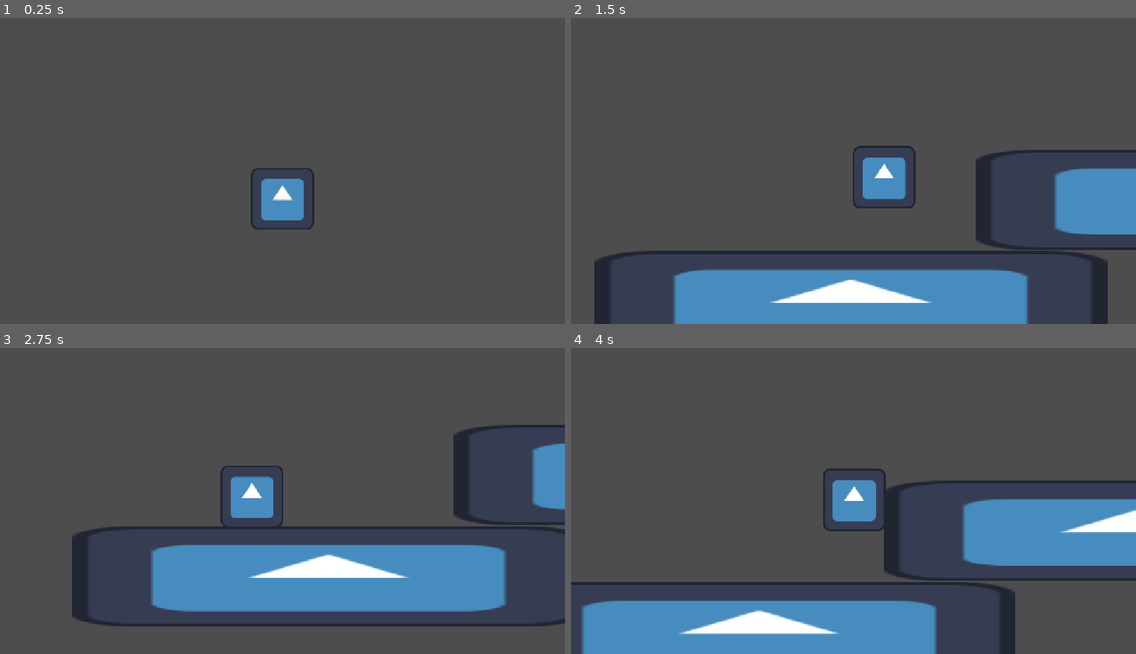
Above: before the commit, frames 1-4 (two rows, left to right).
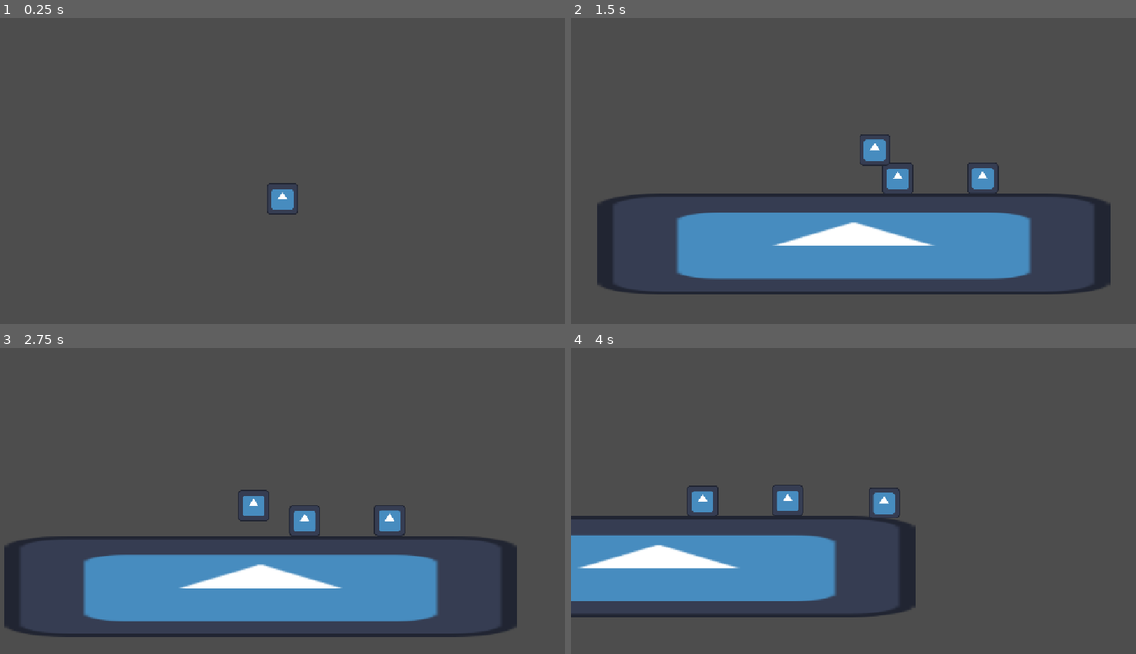
Above: after the commit, the same moments.

Repository: JomarMonreal/little-transporters
Game: Godot game, scene res://gameplay.tscn
The game is run twice, just before and just after one commit, with the same random seed, the same clock (stepped at 60 frames per second) and the same inputs. The engine's default icon, where the game draws it, is replaced by a stand-in: a white triangle on a blue panel in a dark square.
Inputs:
- Up to frame 1 (0.25 s): no input
- Up to frame 2 (1.5 s): tap Enter (ui_accept) at 0.5, 0.6 s; hold Right (ui_right) from 0.53 s (still down); tap Space (jump, bound only after the commit) at 0.77, 0.8, 1.07, 1.35 s
- Up to frame 3 (2.75 s): tap Space (jump, bound only after the commit) at 1.52, 1.82, 2.3 s; tap Enter (ui_accept) at 1.55, 2.1 s; release Right (ui_right) at 2.03 s; hold Left (ui_left) from 2.03 s (still down)
- Up to frame 4 (4 s): release Left (ui_left) at 2.78 s; hold Right (ui_right) from 2.78 s (still down); tap Enter (ui_accept) at 2.85 s; tap Space (jump, bound only after the commit) at 3.02, 3.32, 3.6, 3.77 s

The runs differ from the first frame. In frame 1, 1.1% of the frame differs, in the area x 44-56%, y 49-70%; in frame 2, 30%; in frame 3, 21%; in frame 4, 33%, in the area x 0-100%, y 39-100%.

Commit message:
feat: transporter and player movement mechanics; add danger object interactions

Diff:
--- a/components/player_side_scroller_movement.gd
+++ b/components/player_side_scroller_movement.gd
@@ -3,6 +3,7 @@
 
 @export var speed = 300.0
 @export var jump_velocity = -400.0
+@export var jump_cut_multiplier = 0.5
 @export var gravity_factor = 2
 
 # Called when the node enters the scene tree for the first time.
@@ -11,13 +12,18 @@
 	if not player.is_on_floor():
 		player.velocity += player.get_gravity() * gravity_factor * delta
 
-	# Handle jump.
-	if Input.is_action_just_pressed("ui_accept") and player.is_on_floor():
+	if Input.is_action_just_pressed("jump") and player.is_on_floor():
 		player.velocity.y = jump_velocity
+	elif Input.is_action_just_released("jump") and player.velocity.y < 0:
+		player.velocity.y *= jump_cut_multiplier
 
 	# Get the input direction and handle the movement/deceleration.
-	# As good practice, you should replace UI actions with custom gameplay actions.
-	var direction := Input.get_axis("ui_left", "ui_right")
+	var direction := 0.0
+	if Input.is_action_pressed("ui_left") or Input.is_physical_key_pressed(KEY_A):
+		direction -= 1.0
+	if Input.is_action_pressed("ui_right") or Input.is_physical_key_pressed(KEY_D):
+		direction += 1.0
+
 	if direction:
 		player.velocity.x = direction * speed
 	else:
--- a/gameplay.tscn
+++ b/gameplay.tscn
@@ -3,17 +3,19 @@
 [ext_resource type="PackedScene" uid="uid://daalv5hm5lk4t" path="res://objects/transporter/transporter.tscn" id="1_ej4tk"]
 [ext_resource type="Texture2D" uid="uid://dudphnf78l6lx" path="res://icon.svg" id="1_n4psk"]
 [ext_resource type="Script" uid="uid://pk0yhp1phpl4" path="res://components/camera_script.gd" id="1_oe8ih"]
+[ext_resource type="PackedScene" uid="uid://bwxo47e1jtufk" path="res://objects/danger_objects/danger_object.tscn" id="3_xuee5"]
 
 [sub_resource type="RectangleShape2D" id="RectangleShape2D_02mon"]
 size = Vector2(1050, 202)
+
+[sub_resource type="RectangleShape2D" id="RectangleShape2D_xo4yh"]
+size = Vector2(63, 63)
 
 [node name="Gameplay" type="Node2D" unique_id=886058013]
 
 [node name="Camera2D" type="Camera2D" parent="." unique_id=1625672426 node_paths=PackedStringArray("target")]
 script = ExtResource("1_oe8ih")
 target = NodePath("../CharacterBody2D")
-
-[node name="CharacterBody2D" parent="." unique_id=2118748822 instance=ExtResource("1_ej4tk")]
 
 [node name="StaticBody2D" type="StaticBody2D" parent="." unique_id=1472534199]
 position = Vector2(407, 659)
@@ -25,12 +27,18 @@
 scale = Vector2(8.171875, 1.609375)
 texture = ExtResource("1_n4psk")
 
-[node name="StaticBody2D2" type="StaticBody2D" parent="." unique_id=1601833663]
-position = Vector2(1184, 452)
+[node name="StaticBody2D2" type="StaticBody2D" parent="." unique_id=1418302773]
+position = Vector2(670, 524)
 
-[node name="CollisionShape2D" type="CollisionShape2D" parent="StaticBody2D2" unique_id=513415296]
-shape = SubResource("RectangleShape2D_02mon")
+[node name="Sprite2D" type="Sprite2D" parent="StaticBody2D2" unique_id=1827494649]
+scale = Vector2(0.5, 0.5)
+texture = ExtResource("1_n4psk")
 
-[node name="Sprite2D" type="Sprite2D" parent="StaticBody2D2" unique_id=1179829961]
-scale = Vector2(8.171875, 1.609375)
-texture = ExtResource("1_n4psk")
+[node name="CollisionShape2D" type="CollisionShape2D" parent="StaticBody2D2" unique_id=1262609702]
+position = Vector2(-0.5, -1.5)
+shape = SubResource("RectangleShape2D_xo4yh")
+
+[node name="DangerObject" parent="." unique_id=498107209 instance=ExtResource("3_xuee5")]
+position = Vector2(497, 525)
+
+[node name="CharacterBody2D" parent="." unique_id=2118748822 instance=ExtResource("1_ej4tk")]
--- /dev/null
+++ b/objects/danger_objects/danger_object.gd
@@ -0,0 +1,11 @@
+extends StaticBody2D
+class_name DangerObject
+
+# Called when the node enters the scene tree for the first time.
+func _ready() -> void:
+	pass # Replace with function body.
+
+
+# Called every frame. 'delta' is the elapsed time since the previous frame.
+func _process(delta: float) -> void:
+	pass
--- /dev/null
+++ b/objects/danger_objects/danger_object.tscn
@@ -0,0 +1,18 @@
+[gd_scene format=3 uid="uid://bwxo47e1jtufk"]
+
+[ext_resource type="Script" uid="uid://bm40auyimo87r" path="res://objects/danger_objects/danger_object.gd" id="1_4cknt"]
+[ext_resource type="Texture2D" uid="uid://dudphnf78l6lx" path="res://icon.svg" id="1_dsya6"]
+
+[sub_resource type="RectangleShape2D" id="RectangleShape2D_xo4yh"]
+size = Vector2(63, 63)
+
+[node name="DangerObject" type="StaticBody2D" unique_id=1126253624]
+script = ExtResource("1_4cknt")
+
+[node name="Sprite2D" type="Sprite2D" parent="." unique_id=1152239100]
+scale = Vector2(0.5, 0.5)
+texture = ExtResource("1_dsya6")
+
+[node name="CollisionShape2D" type="CollisionShape2D" parent="." unique_id=78459497]
+position = Vector2(-0.5, -1.5)
+shape = SubResource("RectangleShape2D_xo4yh")
--- a/character_body_2d.gd
+++ b/objects/transporter/transporter.gd
@@ -3,6 +3,16 @@
 
 @onready var states: TransporterStateManager = $StateManager
 @onready var movement: PlayerSideScrollerMovement = $PlayerMovement
+
+func get_hurt() -> void:
+	# Check if a collision occurred during this frame
+	for i in get_slide_collision_count():
+		var collision = get_slide_collision(i)
+		var collider = collision.get_collider()
+
+		# Example check
+		if collider is DangerObject:
+			print("Hit a danger object!")
 
 func _ready() -> void:
 	states.init(self)
@@ -12,3 +22,4 @@
 
 func _physics_process(delta: float) -> void:
 	states.physics_process(delta)
+	get_hurt()
--- a/objects/transporter/transporter.tscn
+++ b/objects/transporter/transporter.tscn
@@ -1,14 +1,17 @@
 [gd_scene format=3 uid="uid://daalv5hm5lk4t"]
 
-[ext_resource type="Script" uid="uid://dn03x263c2lel" path="res://character_body_2d.gd" id="1_4k2mb"]
+[ext_resource type="Script" uid="uid://dn03x263c2lel" path="res://objects/transporter/transporter.gd" id="1_4k2mb"]
 [ext_resource type="Texture2D" uid="uid://dudphnf78l6lx" path="res://icon.svg" id="2_3cpk4"]
 [ext_resource type="Script" uid="uid://cp1rq4ab304hn" path="res://components/player_side_scroller_movement.gd" id="2_tkc8e"]
 [ext_resource type="Script" uid="uid://bw0q5qcaic0y4" path="res://objects/transporter/transporter_state_manager.gd" id="3_3cpk4"]
 [ext_resource type="Script" uid="uid://dhtoqh04fbw3u" path="res://objects/transporter/transporter_idle.gd" id="4_v6pi3"]
+[ext_resource type="Script" uid="uid://drblg2iwu2j6l" path="res://objects/transporter/transporter_walking.gd" id="6_u8nj3"]
+[ext_resource type="Script" uid="uid://5oiux7eub8yu" path="res://objects/transporter/transporter_jumping.gd" id="7_xo4yh"]
+[ext_resource type="Script" uid="uid://dbp4eytjr3huo" path="res://objects/transporter/transporter_dead.gd" id="8_cxmdo"]
 
 [sub_resource type="CapsuleShape2D" id="CapsuleShape2D_02mon"]
-radius = 58.0
-height = 124.0
+radius = 29.0
+height = 58.0
 
 [node name="CharacterBody2D" type="CharacterBody2D" unique_id=2118748822]
 script = ExtResource("1_4k2mb")
@@ -16,10 +19,11 @@
 [node name="PlayerMovement" type="Node2D" parent="." unique_id=1932189029]
 script = ExtResource("2_tkc8e")
 speed = 500.0
-jump_velocity = -1000.0
+jump_velocity = -850.0
 gravity_factor = 4
 
 [node name="Sprite2D" type="Sprite2D" parent="." unique_id=1092141321]
+scale = Vector2(0.5, 0.5)
 texture = ExtResource("2_3cpk4")
 
 [node name="CollisionShape2D" type="CollisionShape2D" parent="." unique_id=993065318]
@@ -32,7 +36,10 @@
 script = ExtResource("4_v6pi3")
 
 [node name="Walking" type="Node2D" parent="StateManager" unique_id=1196406927]
+script = ExtResource("6_u8nj3")
 
 [node name="Jumping" type="Node2D" parent="StateManager" unique_id=1468999738]
+script = ExtResource("7_xo4yh")
 
 [node name="Dead" type="Node2D" parent="StateManager" unique_id=1820278996]
+script = ExtResource("8_cxmdo")
--- /dev/null
+++ b/objects/transporter/transporter_dead.gd
@@ -0,0 +1,6 @@
+extends TransporterState
+
+func physics_process(delta: float) -> int:
+	var transporter := entity as Transporter
+	transporter.movement.move(transporter, delta)
+	return TransporterState.State.Dead
--- /dev/null
+++ b/objects/transporter/transporter_jumping.gd
@@ -0,0 +1,6 @@
+extends TransporterState
+
+func physics_process(delta: float) -> int:
+	var transporter := entity as Transporter
+	transporter.movement.move(transporter, delta)
+	return TransporterState.State.Jumping
--- /dev/null
+++ b/objects/transporter/transporter_walking.gd
@@ -0,0 +1,6 @@
+extends TransporterState
+
+func physics_process(delta: float) -> int:
+	var transporter := entity as Transporter
+	transporter.movement.move(transporter, delta)
+	return TransporterState.State.Walking
--- a/project.godot
+++ b/project.godot
@@ -20,6 +20,16 @@
 window/stretch/mode="canvas_items"
 window/stretch/aspect="expand"
 
+[input]
+
+jump={
+"deadzone": 0.2,
+"events": [Object(InputEventKey,"resource_local_to_scene":false,"resource_name":"","device":-1,"window_id":0,"alt_pressed":false,"shift_pressed":false,"ctrl_pressed":false,"meta_pressed":false,"pressed":false,"keycode":0,"physical_keycode":32,"key_label":0,"unicode":32,"location":0,"echo":false,"script":null)
+, Object(InputEventKey,"resource_local_to_scene":false,"resource_name":"","device":-1,"window_id":0,"alt_pressed":false,"shift_pressed":false,"ctrl_pressed":false,"meta_pressed":false,"pressed":false,"keycode":0,"physical_keycode":87,"key_label":0,"unicode":119,"location":0,"echo":false,"script":null)
+, Object(InputEventKey,"resource_local_to_scene":false,"resource_name":"","device":-1,"window_id":0,"alt_pressed":false,"shift_pressed":false,"ctrl_pressed":false,"meta_pressed":false,"pressed":false,"keycode":0,"physical_keycode":4194320,"key_label":0,"unicode":0,"location":0,"echo":false,"script":null)
+]
+}
+
 [physics]
 
 3d/physics_engine="Jolt Physics"
Not shown, added: objects/danger_objects/danger_object.gd.uid
Renamed: character_body_2d.gd.uid -> objects/transporter/transporter.gd.uid
Not shown, added: objects/transporter/transporter_dead.gd.uid
Not shown, added: objects/transporter/transporter_jumping.gd.uid
Not shown, added: objects/transporter/transporter_walking.gd.uid
